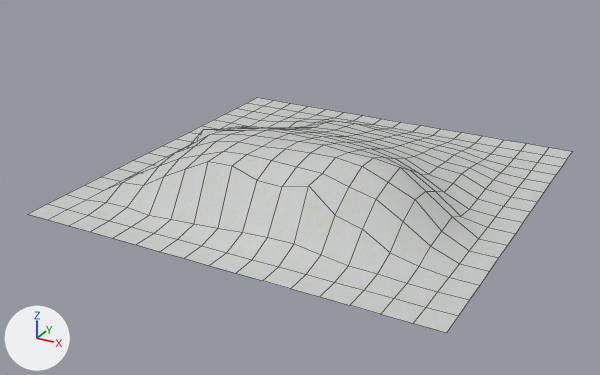
Renders of the OBJ model game/models/auto/box_3.obj from each side of a commit.
The view is the same before and after, from a 50 mm lens placed at (1145.0, -1485.0, 835.0), pointed at (243.0, 155.0, 15.0). The lights are fixed; the arrows at lower left show +X, +Y and +Z. Mesh edges are drawn as thin lines. Where no turn or scale is listed for an object, it has been applied to the vertices.

The first picture shows 'box_3_Cube.014'.
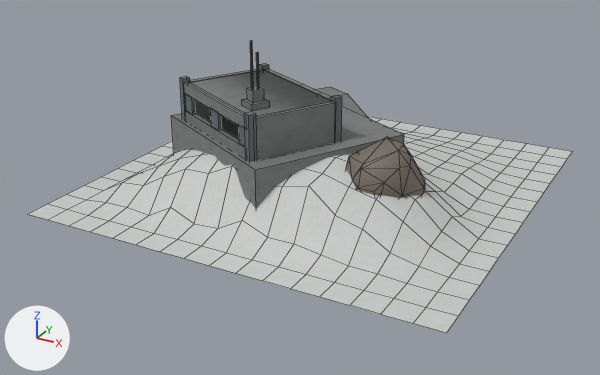
Where the change shows, as pixel boxes [x1, y1, x2, y2] in the pictures (600 x 375 px):
'box_3_Cube.014', reshaped (25% taller)
    before: [28, 98, 573, 333]
    after: [28, 40, 573, 333]
part 1 of me_box_3_cube_014, built on
    before: [132, 151, 296, 259]
    after: [132, 40, 425, 259]

The edits, one by one:
Picture 'concrete.tga' (img_concrete_tga) is new.
Picture 'rock.tga' (img_rock_tga) is new.
Picture 'metal.tga' (img_metal_tga) is new.
Material 'textures/dev/ground_concrete.tga' (mat_textures_dev_ground_concrete_tga) is new.
Its texture is img_concrete_tga.
Its roughness is 0.69.
Material 'textures/dev/ground_rock.tga' (mat_textures_dev_ground_rock_tga) is new.
Its texture is img_rock_tga.
Its roughness is 0.69.
Material 'textures/dev/ground_metal.tga' (mat_textures_dev_ground_metal_tga) is new.
Its texture is img_metal_tga.
Its roughness is 0.69.
me_box_3_cube_014 is used by ob_box_3_cube_014; location (0.0, 0.0, 0.0).
me_box_3_cube_014 had 289 vertices, 256 faces and spanned x -256.0..768.0, y -256.0..768.0, z 0.0..153.0.
me_box_3_cube_014 now has 502 vertices, 442 faces and spans x -256.0..768.0, y -256.0..768.0, z 0.0..405.0.
Part 1, on me_box_3_cube_014:
4 vertices move from x 64.0..256.0, y -128.0..-64.0, z 6.0..139.0 to x 64.0..256.0, y -128.0..-64.0, z 37.0..110.0.
153 vertices are added at x -92.0..579.0, y -107.0..516.0, z 28.0..405.0.
16 new vertices lie (0.0, 0.0, 110.0) away from vertices in x -55.0..360.0, y -73.0..302.0, z 159.0.
16 new vertices lie (0.0, 0.0, 27.0) away from vertices in x -41.0..346.0, y -64.0..293.0, z 161.0..271.0.
8 new vertices lie (0.0, 0.0, -70.0) away from vertices in x 66.0..346.0, y 131.0..293.0, z 231.0.
12 new vertices lie (4.0, 7.0, 0.0) away from vertices in x -39.0..233.0, y -61.0..87.0, z 188.0..234.0.
8 new vertices lie (102.0, 187.0, 0.0) away from vertices in x -46.0..250.0, y -61.0..100.0, z 161.0..258.0.
59 new faces join them, mat_textures_dev_ground_concrete_tga (picture img_concrete_tga).
81 new faces join them, mat_textures_dev_ground_rock_tga (picture img_rock_tga).
46 new faces join them, mat_textures_dev_ground_metal_tga (picture img_metal_tga).
me_box_3_cube_014 now uses material mat_textures_dev_ground_concrete_tga (picture img_concrete_tga).
me_box_3_cube_014 now uses material mat_textures_dev_ground_rock_tga (picture img_rock_tga).
me_box_3_cube_014 now uses material mat_textures_dev_ground_metal_tga (picture img_metal_tga).
